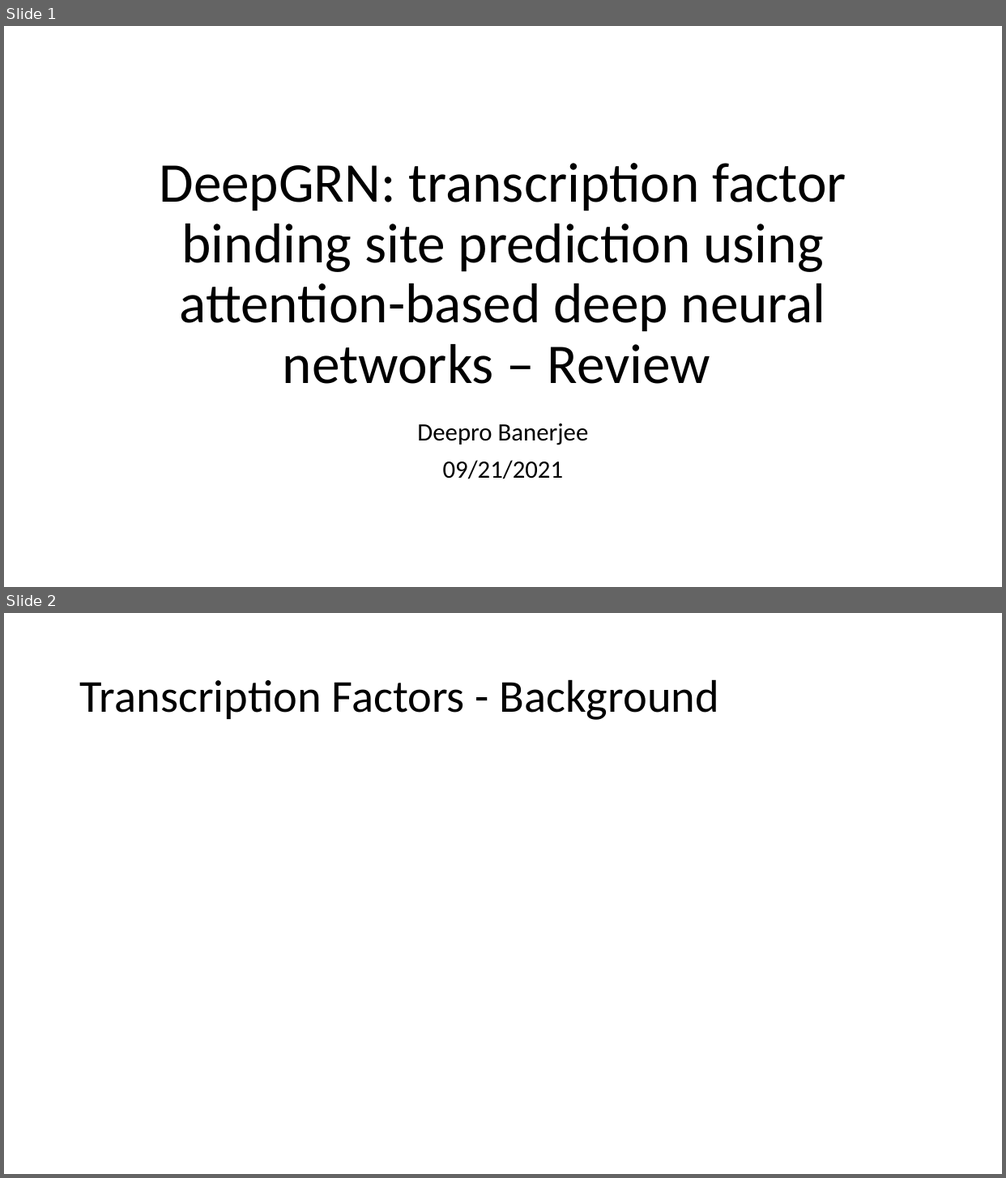
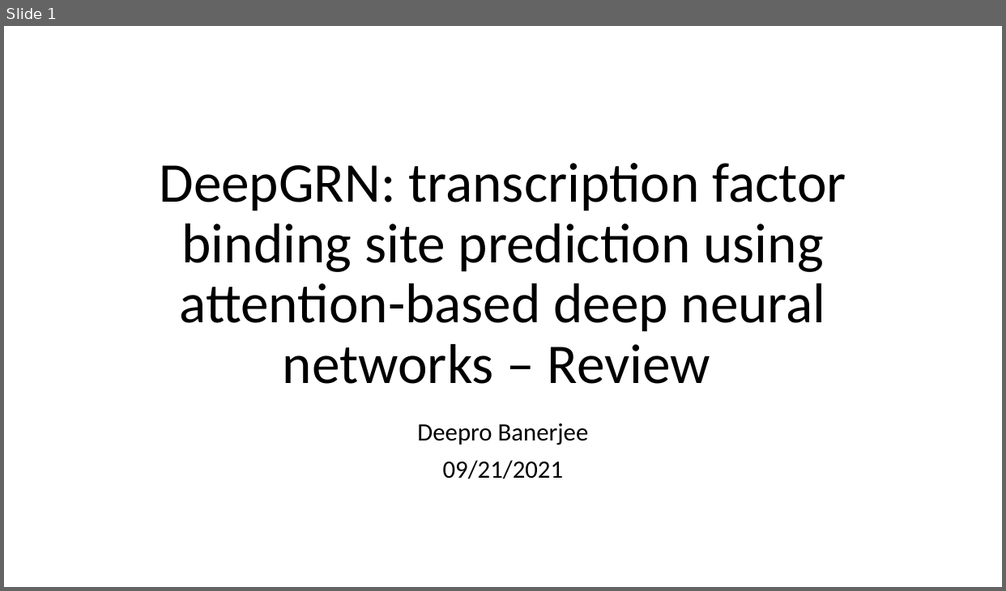
Before and after one commit to deeprob/JournalClub, a slide deck: Sep21/DeepGRN_092121.pptx. Shown one above the other, each under a label of ours: slides 1 and 2 before the commit, slide 1 after it. The pictures are 1006x1178 and 1006x591 pixels, drawn with LibreOffice and Linux fonts; fonts in the diff are those of the drawing. Boxes give left, top, right and bottom in pixels: in the first picture for what was removed or moved away, otherwise in the second. Text is boxed around its words. In the diff, an @@ line names an element or a change of style, - is before the commit and + after.

Commit message:
background-slides-complete

```diff
--- a/Sep21/DeepGRN_092121.pptx
+++ b/Sep21/DeepGRN_092121.pptx
@@ slide 2 removed at <box>4,613,1002,1174</box>, background #FFFFFF @@
@@ title removed at <box>80,679,719,720</box> @@
-Transcription Factors - Background
```
Also in this commit, not shown: 15 slides changed, 5 slides added, 1 other slide removed, 3 other files.
